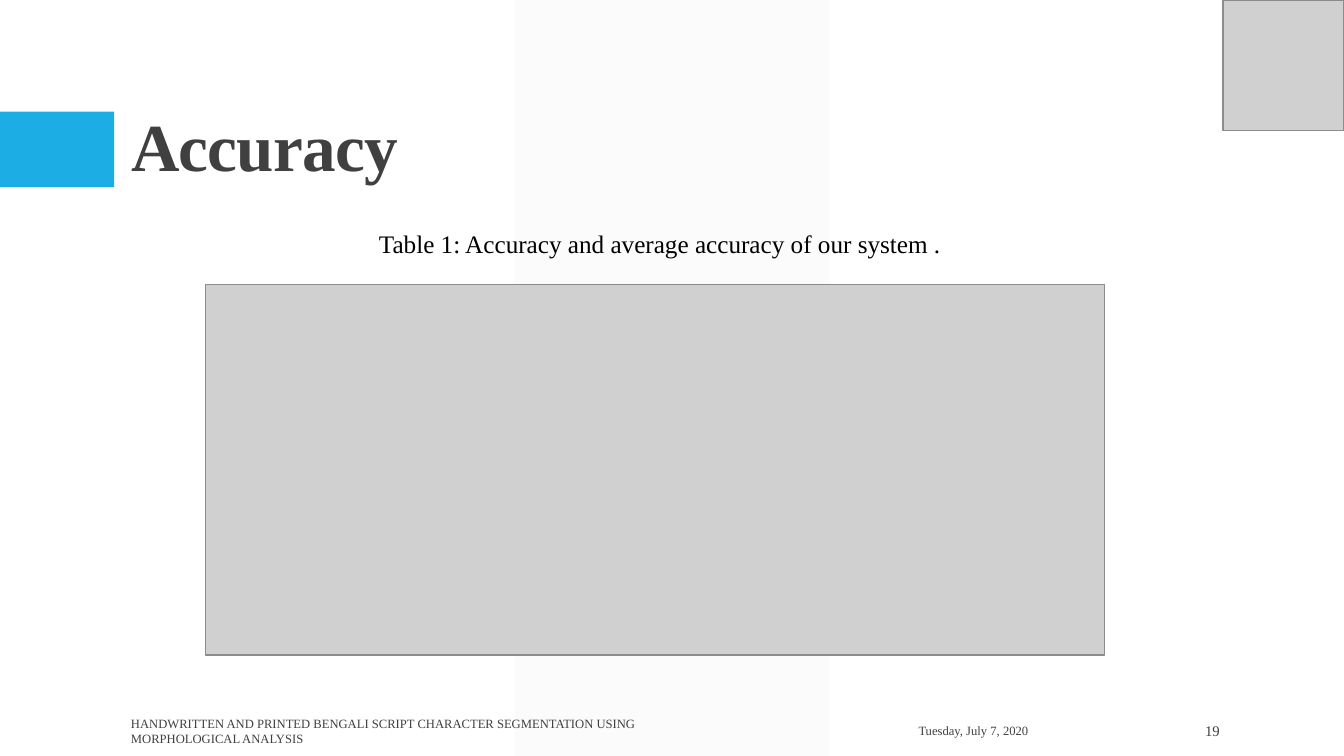
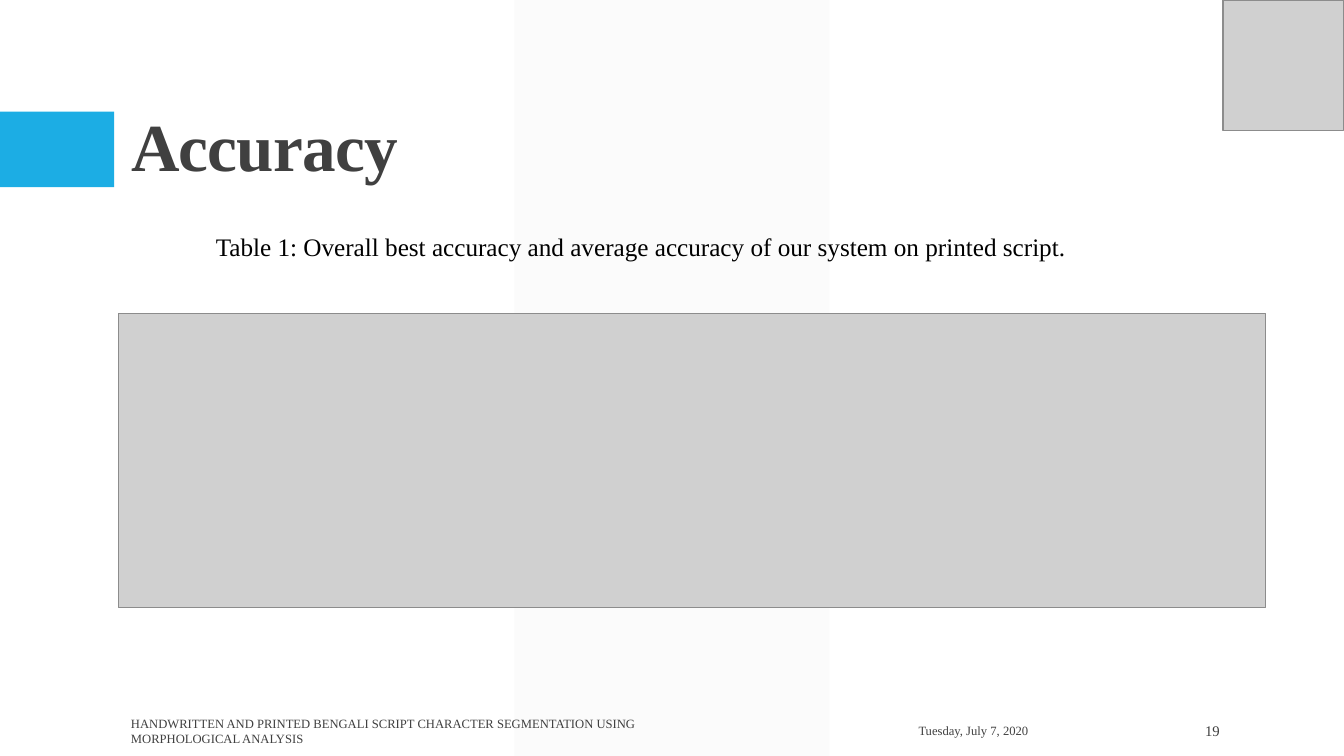
Before and after one commit to Arik096/project, a slide deck: slide 19 of book/puja.pptx. Drawn at 1344x756 pixels with LibreOffice and Linux fonts; fonts in the diff are those of the drawing; grey boxes stand for pictures. Boxes give left, top, right and bottom in pixels: in the first picture for what was removed or moved away, otherwise in the second. Text is boxed around its words. In the diff, an @@ line names an element or a change of style, - is before the commit and + after.

```diff
--- a/book/puja.pptx
+++ b/book/puja.pptx
@@ text at (216, 238, 1065, 262): text changed @@
-Table 1: Accuracy and average accuracy of our system .
+Table 1: Overall best accuracy and average accuracy of our system on printed script.
@@ picture: place and size @@
-picture at (206, 285, 1105, 655)
+picture at (118, 314, 1265, 608)
```
Also in this commit, not shown: 1 other slide changed, 2 slides added.
